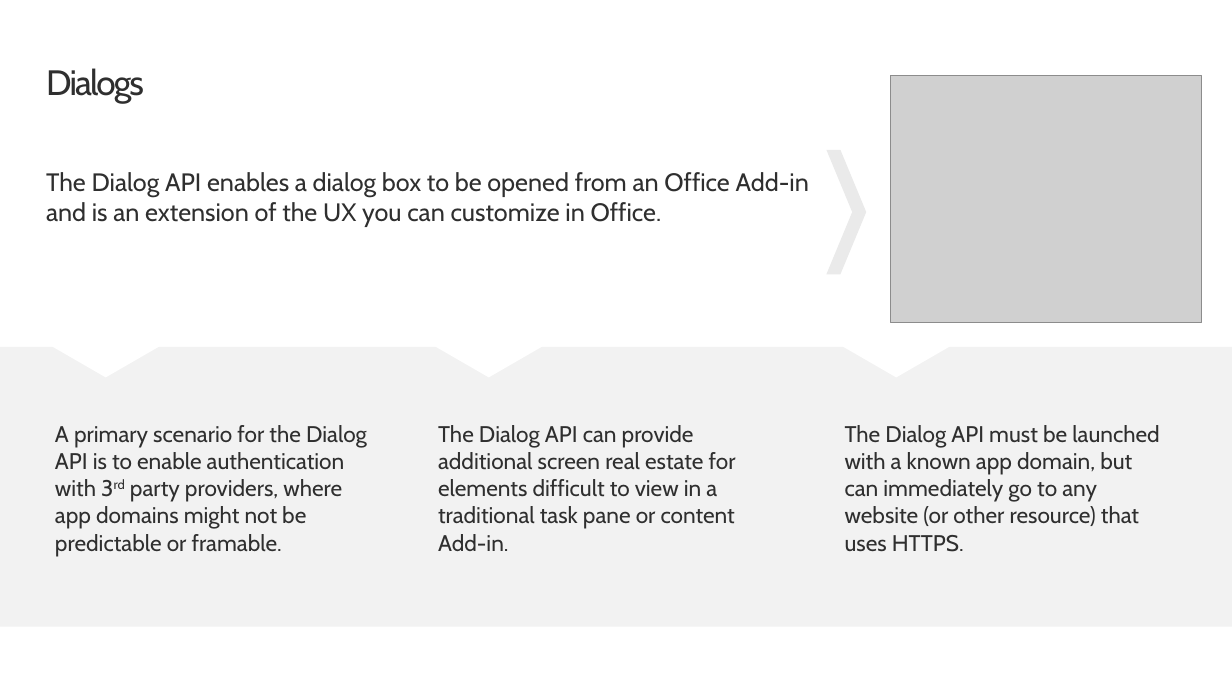
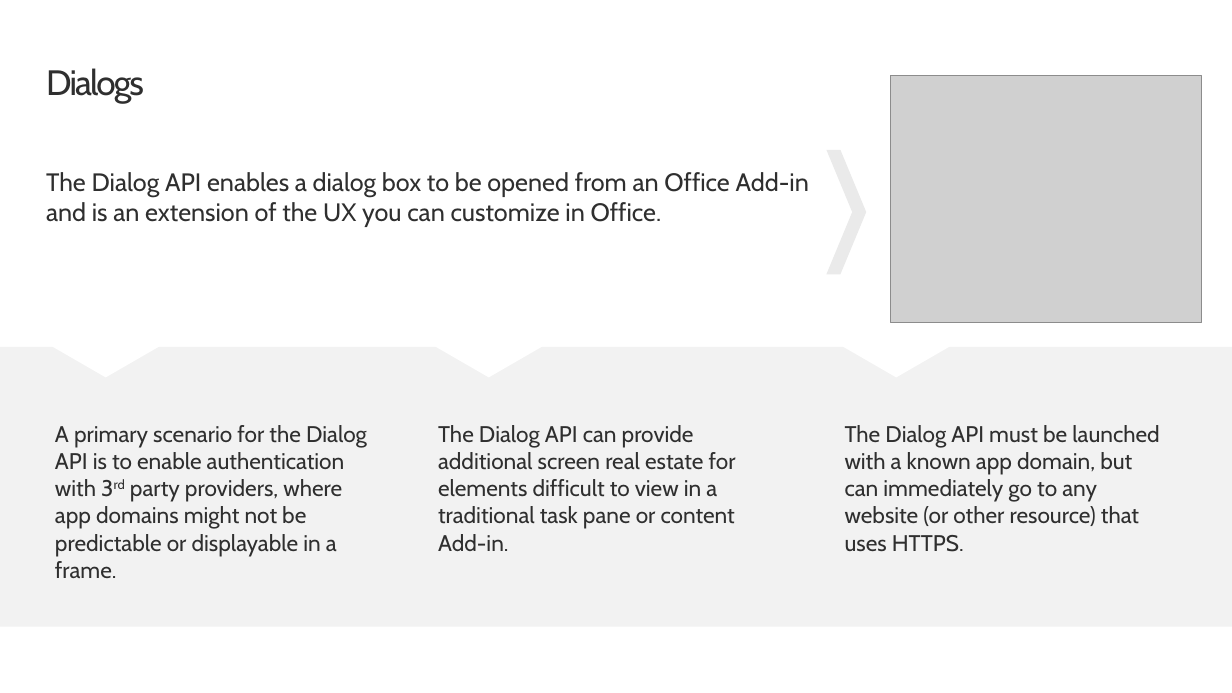
Before and after one commit to OfficeDev/TrainingContent, a slide deck: slide 3 of OfficeAddin/02 Building Add-ins for Microsoft Excel/03 Dialogs in Excel Add-ins.pptx. Drawn at 1232x693 pixels with LibreOffice and Linux fonts; fonts in the diff are those of the drawing; grey boxes stand for pictures; background and template pictures are left out. Boxes give left, top, right and bottom in pixels: in the first picture for what was removed or moved away, otherwise in the second. Text is boxed around its words. In the diff, an @@ line names an element or a change of style, - is before the commit and + after.

```diff
--- a/OfficeAddin/02 Building Add-ins for Microsoft Excel/03 Dialogs in Excel Add-ins.pptx
+++ b/OfficeAddin/02 Building Add-ins for Microsoft Excel/03 Dialogs in Excel Add-ins.pptx
@@ text at (55,425,367,578): text changed @@
-A primary scenario for the Dialog API is to enable authentication with 3rd party providers, where app domains might not be predictable or framable.
+A primary scenario for the Dialog API is to enable authentication with 3rd party providers, where app domains might not be predictable or displayable in a frame.
```
Also in this commit, not shown: 1 other slide changed, 4 other files.
